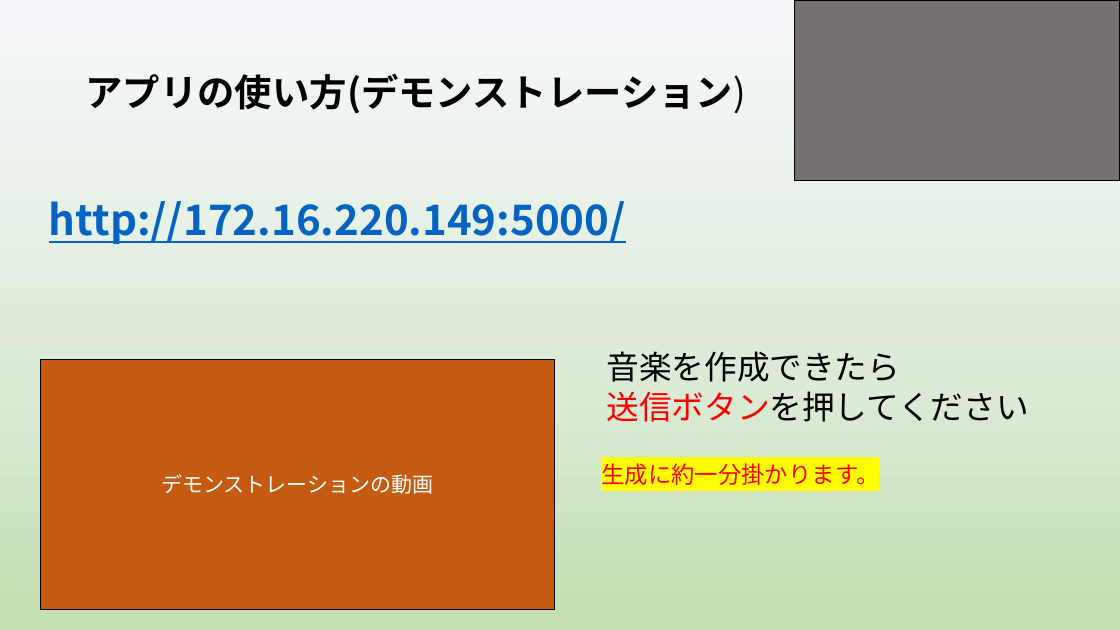
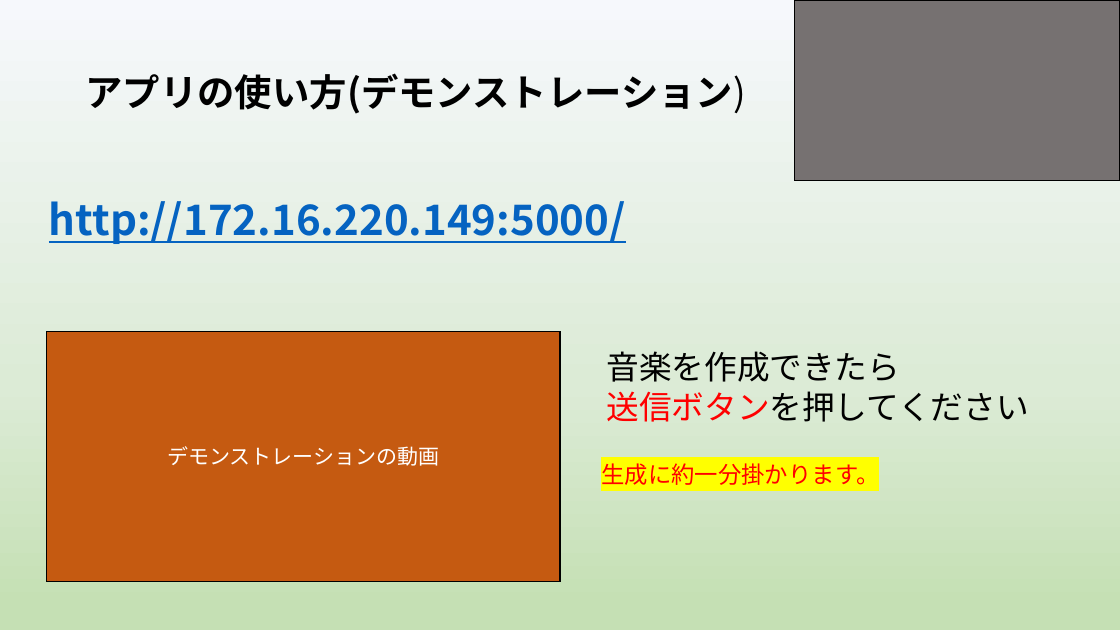
Before and after one commit to yoshitake266/bitComposer_prj, a slide deck: slide 15 of presentation/graduation/bit Composer3 .pptx (slide 4 before the commit). Drawn at 1120x630 pixels with LibreOffice and Linux fonts; fonts in the diff are those of the drawing. Boxes give left, top, right and bottom in pixels: in the first picture for what was removed or moved away, otherwise in the second. Text is boxed around its words. In the diff, an @@ line names an element or a change of style, - is before the commit and + after.

```diff
--- a/presentation/graduation/bit Composer3 .pptx
+++ b/presentation/graduation/bit Composer3 .pptx
@@ rectangle "デモンストレーションの動画": place and size @@
-rectangle "デモンストレーションの動画" at bbox=[40, 360, 554, 610]
+rectangle "デモンストレーションの動画" at bbox=[46, 331, 560, 581]
```
Also in this commit, not shown: 4 other slides changed, 3 slides added, 1 slide removed.
